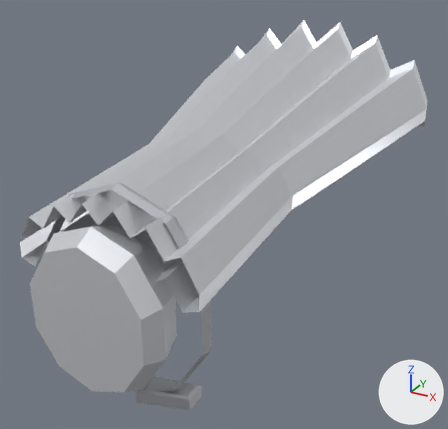
An edit to the glTF model client/public/models/armour/cape_cloak.glb, drawn before and after from the same camera.
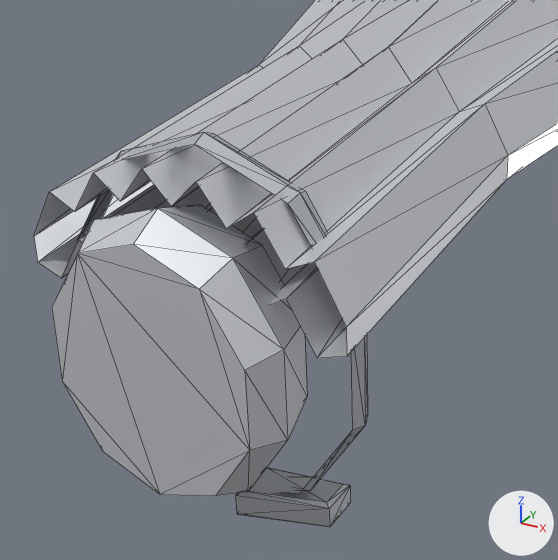
Old and new are each drawn whole from a camera (50 mm lens) standing at (1.018, -3.218, 0.977) and looking at (-0.003, -1.362, 0.049) and again close up on the part from 0% to 72% of the width and 25% to 100% of the height. The axes (+X, +Y, +Z) are drawn at lower right. The lights are the same throughout. The first two pictures are the older version. The close-ups show mesh edges as thin lines. Vertices at exactly the same position are counted once.

Objects in the first close-up: 'Cape0', 'Cape1', 'Torso'.
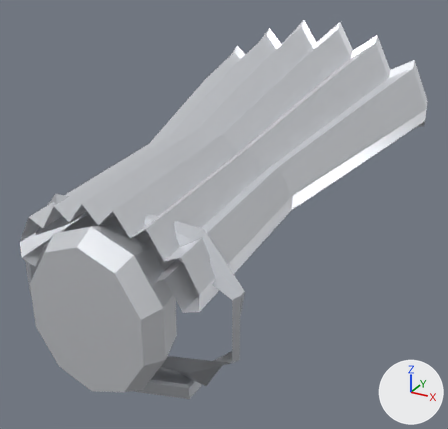
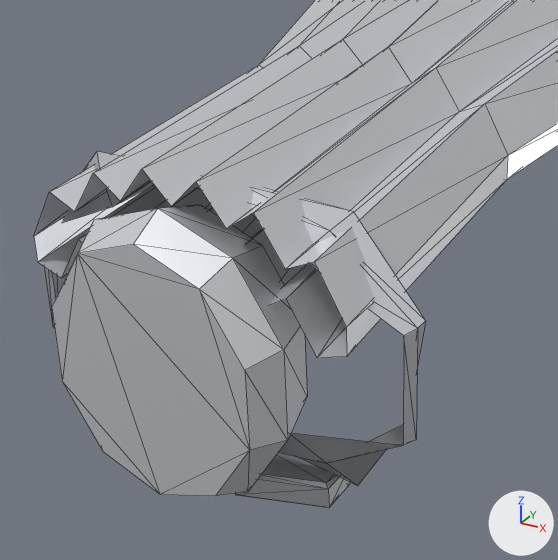
Location of each change, [x1, y1, x2, y2] in pixels of the close-ups (558 x 560 px; the box of a moved part takes in the faces that stretch with it):
'Torso', reshaped (21% wider, 10% shorter): before [52, 132, 368, 527]; after [44, 151, 426, 508]
part 1 of me_torso_001, moved or reshaped: before [235, 467, 350, 527]; after [235, 452, 350, 508]
part 2 of me_torso_001, rebuilt (31% wider, 7% shorter): before [77, 132, 368, 493]; after [44, 151, 426, 485]

What changed in the scene script:
```text
Change me_torso_001:
    used by ob_torso; location = (0.0, 0.0, 0.0)
    remove me_torso_001.from_pydata(...)  # 105 vertices, 174 faces; spans x -0.287..0.287, y -2.15..-1.91, z -0.317..0.377
    add me_torso_001.from_pydata(...)  # 111 vertices, 182 faces; spans x -0.381..0.381, y -2.15..-1.91, z -0.28..0.3
    me_torso_001 part 1: the loose piece of 16 vertices spanning x 0.06..0.22, y -2.03..-1.91, z -0.312..-0.26 is moved by (0.0, 0.0, 0.042)
    me_torso_001 part 2: the loose piece of 30 vertices spanning x -0.287..0.287, y -1.995..-1.945, z -0.317..0.377 is rebuilt with 36 vertices and now spans x -0.381..0.381, y -1.995..-1.945, z -0.227..0.3
    other edits to the shape of me_torso_001 do not show in these pictures
```
